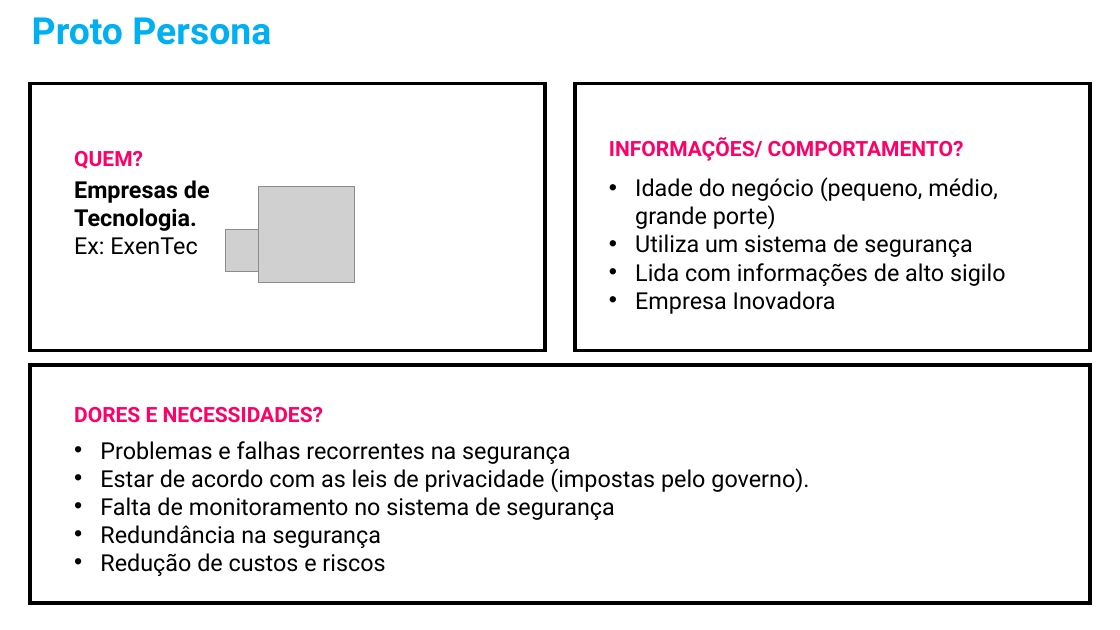
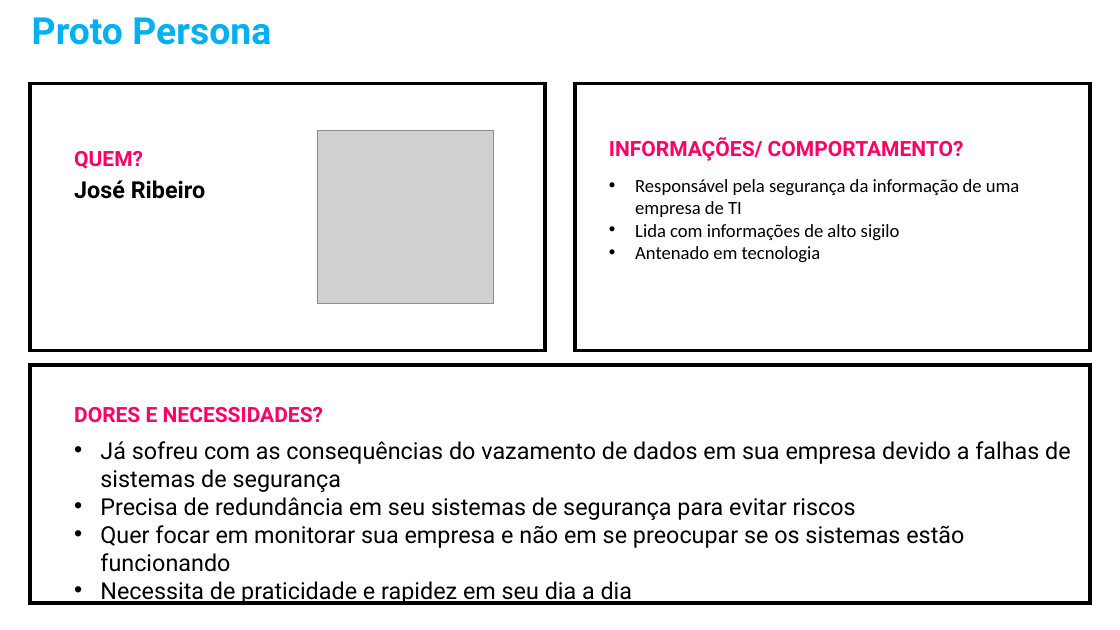
Before and after one commit to bandtec-2-semestre/Doc, a slide deck: slide 1 of Proto_Persona.pptx. Drawn at 1120x630 pixels with LibreOffice and Linux fonts; fonts in the diff are those of the drawing; grey boxes stand for pictures. Boxes give left, top, right and bottom in pixels: in the first picture for what was removed or moved away, otherwise in the second. Text is boxed around its words. In the diff, an @@ line names an element or a change of style, - is before the commit and + after.

Commit message:
realizadas alterações (validado pelo professor)

```diff
--- a/Proto_Persona.pptx
+++ b/Proto_Persona.pptx
@@ picture added at box(317, 130, 493, 304) @@
@@ text at box(635, 179, 1020, 217): text changed; size 20 to 16 pt; font Roboto to Calibri @@
-• Idade do negócio (pequeno, médio, grande porte)
-• Utiliza um sistema de segurança
+• Responsável pela segurança da informação de uma empresa de TI
@@ text at box(74, 180, 205, 199): text changed @@
-Empresas de Tecnologia.
-Ex: ExenTec
+José Ribeiro
@@ picture removed at box(258, 187, 355, 283) @@
@@ picture removed at box(225, 229, 267, 271) @@
@@ text at box(635, 224, 900, 241): size 20 to 16 pt, font Roboto to Calibri in "Lida com informações de alto sigilo" @@
@@ text at box(635, 246, 821, 263): text changed; size 20 to 16 pt; font Roboto to Calibri @@
-• Empresa Inovadora
+• Antenado em tecnologia
@@ text at box(100, 441, 1071, 605): text changed @@
-• Problemas e falhas recorrentes na segurança
-• Estar de acordo com as leis de privacidade (impostas pelo governo).
-• Falta de monitoramento no sistema de segurança
-• Redundância na segurança
-• Redução de custos e riscos
+• Já sofreu com as consequências do vazamento de dados em sua empresa devido a falhas de sistemas de segurança
+• Precisa de redundância em seu sistemas de segurança para evitar riscos
+• Quer focar em monitorar sua empresa e não em se preocupar se os sistemas estão funcionando
+• Necessita de praticidade e rapidez em seu dia a dia
```
